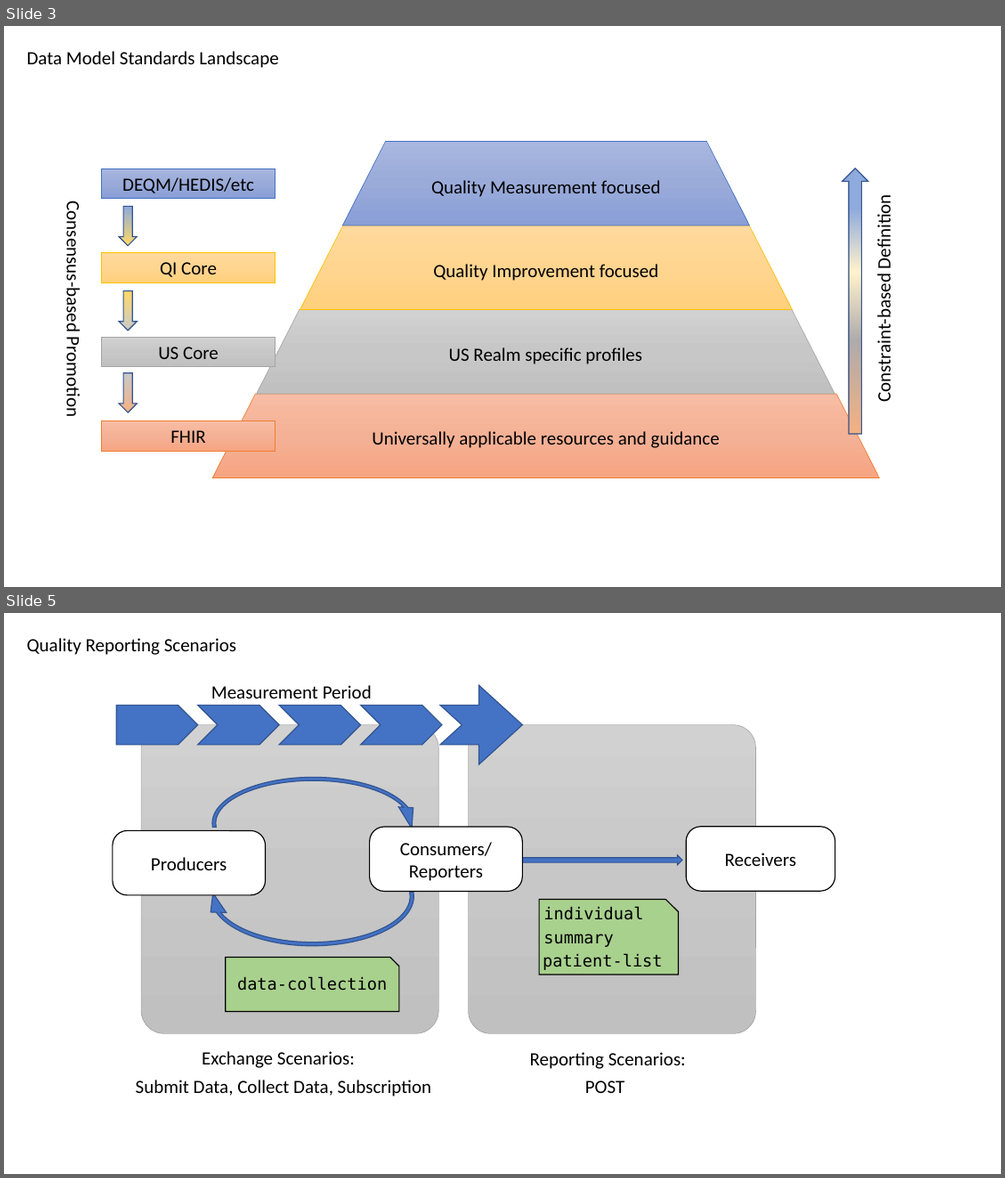
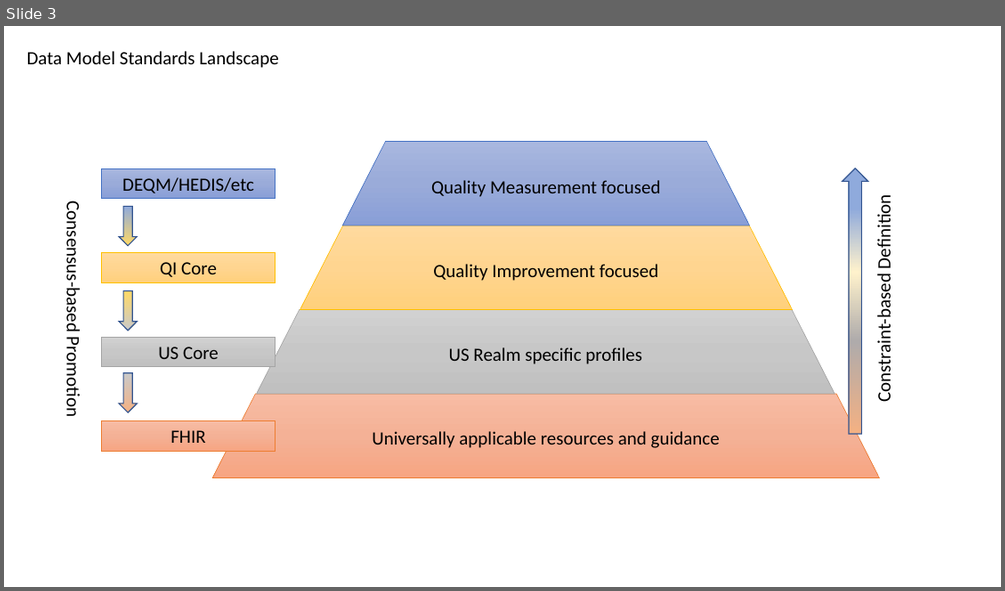
Before and after one commit to HL7/cqf-measures, a slide deck: diagrams/FHIR Measure IG Diagram.pptx. Shown one above the other, each under a label of ours: slides 3 and 5 before the commit, slide 3 after it; the slides between them are not shown. The pictures are 1005x1178 and 1005x591 pixels, drawn with LibreOffice and Linux fonts; fonts in the diff are those of the drawing. Boxes give left, top, right and bottom in pixels: in the first picture for what was removed or moved away, otherwise in the second. Text is boxed around its words. In the diff, an @@ line names an element or a change of style, - is before the commit and + after.

```diff
--- a/diagrams/FHIR Measure IG Diagram.pptx
+++ b/diagrams/FHIR Measure IG Diagram.pptx
@@ slide 5 removed at (x1=4, y1=613, x2=1001, y2=1174), background #FFFFFF @@
@@ text removed at (x1=27, y1=638, x2=236, y2=655) @@
-Quality Reporting Scenarios
@@ text removed at (x1=211, y1=685, x2=372, y2=698) @@
-Measurement Period
@@ group removed at (x1=116, y1=686, x2=522, y2=765): 3 chevrons, 1 pentagon arrow, 1 notched right arrow @@
@@ rounded rectangle removed at (x1=141, y1=725, x2=438, y2=1034) @@
@@ rounded rectangle removed at (x1=469, y1=725, x2=756, y2=1034) @@
@@ circular arrow removed at (x1=207, y1=771, x2=420, y2=875) @@
@@ rounded rectangle removed at (x1=686, y1=826, x2=834, y2=891) @@
-Receivers
@@ rounded rectangle removed at (x1=113, y1=831, x2=265, y2=895) @@
-Producers
@@ circular arrow removed at (x1=205, y1=841, x2=420, y2=952) @@
@@ rounded rectangle removed at (x1=370, y1=827, x2=522, y2=892) @@
-Consumers/
-Reporters
@@ right arrow removed at (x1=522, y1=855, x2=682, y2=865) @@
@@ snip rect removed at (x1=226, y1=957, x2=399, y2=1012) @@
@@ group removed at (x1=540, y1=900, x2=679, y2=974): 3 texts, 1 snip rect @@
-individual
-summary
-patient-list
@@ text removed at (x1=237, y1=977, x2=387, y2=990) @@
-data-collection
@@ text removed at (x1=202, y1=1051, x2=355, y2=1068) @@
-Exchange Scenarios:
@@ text removed at (x1=530, y1=1052, x2=686, y2=1069) @@
-Reporting Scenarios:
@@ text removed at (x1=136, y1=1079, x2=432, y2=1096) @@
-Submit Data, Collect Data, Subscription
@@ text removed at (x1=585, y1=1080, x2=624, y2=1093) @@
-POST
```
Also in this commit, not shown: 1 other slide removed, 2 other files.
